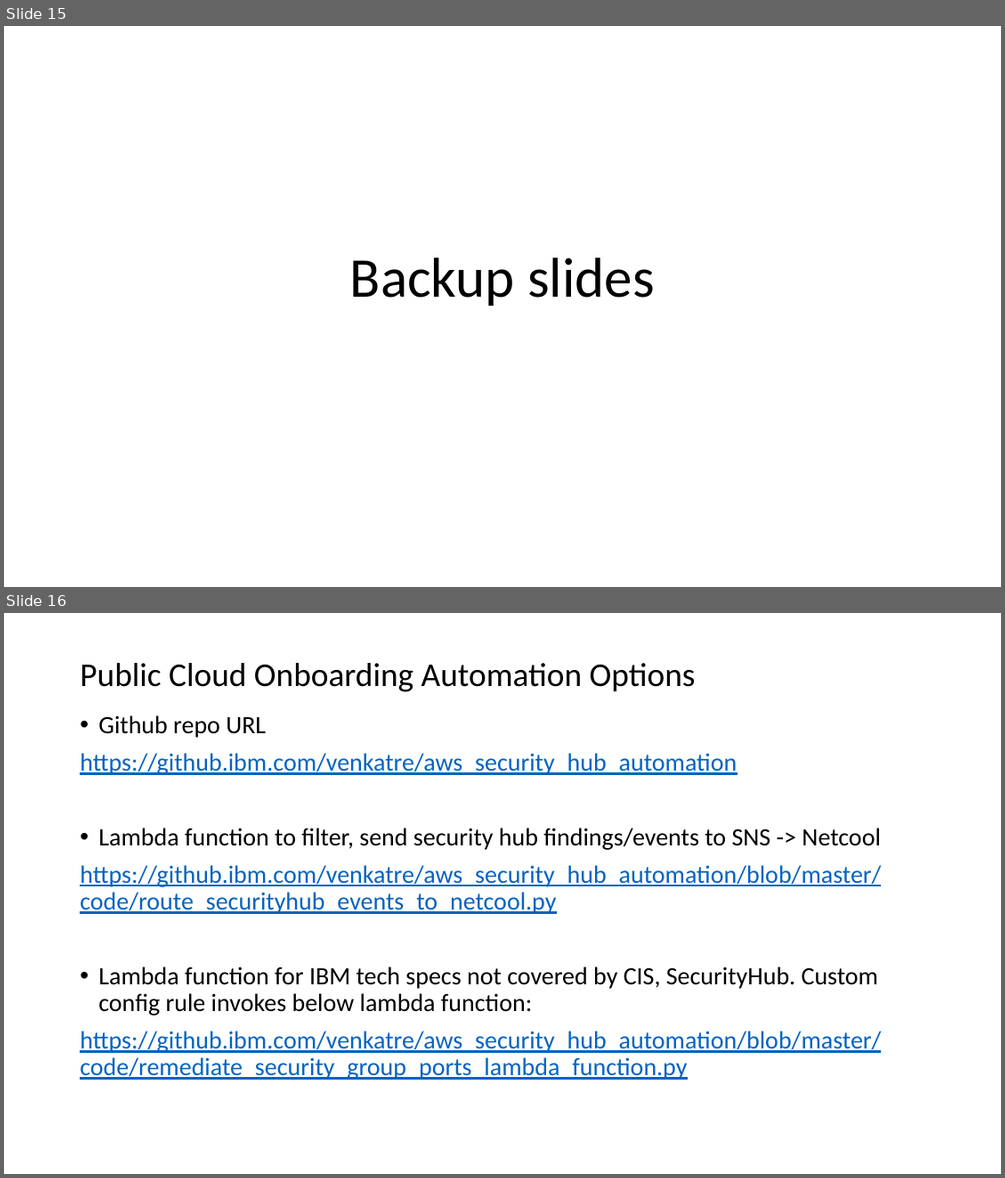
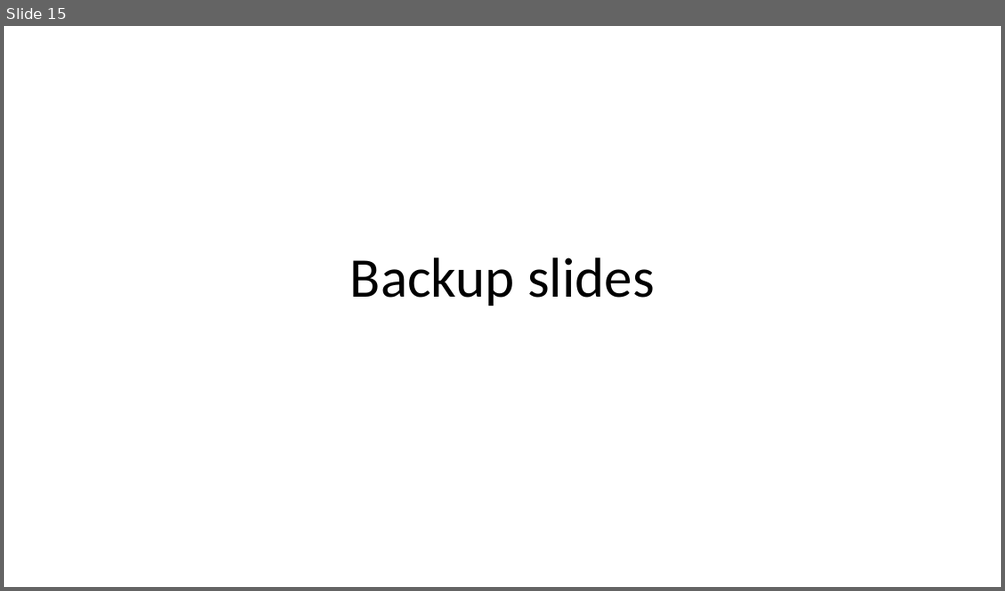
Before and after one commit to venkat197872/securityhub_automation, a slide deck: SecurityHub_Design_Implementation_v1.0_10Apr2020.pptx. Shown one above the other, each under a label of ours: slides 15 and 16 before the commit, slide 15 after it. The pictures are 1005x1178 and 1005x591 pixels, drawn with LibreOffice and Linux fonts; fonts in the diff are those of the drawing. Boxes give left, top, right and bottom in pixels: in the first picture for what was removed or moved away, otherwise in the second. Text is boxed around its words. In the diff, an @@ line names an element or a change of style, - is before the commit and + after.

```diff
--- a/SecurityHub_Design_Implementation_v1.0_10Apr2020.pptx
+++ b/SecurityHub_Design_Implementation_v1.0_10Apr2020.pptx
@@ slide 16 removed at (4,613,1001,1174), background #FFFFFF @@
@@ title removed at (80,663,696,692) @@
-Public Cloud Onboarding Automation Options
@@ text removed at (80,715,881,1079) @@
-• Github repo URL
-https://github.ibm.com/venkatre/aws_security_hub_automation
-• Lambda function to filter, send security hub findings/events to SNS -> Netcool
-https://github.ibm.com/venkatre/aws_security_hub_automation/blob/master/code/route_securityhub_events_to_netcool.py
-• Lambda function for IBM tech specs not covered by CIS, SecurityHub. Custom config rule invokes below lambda function:
-https://github.ibm.com/venkatre/aws_security_hub_automation/blob/master/code/remediate_security_group_ports_lambda_function.py
```
Also in this commit, not shown: 6 slides changed.
